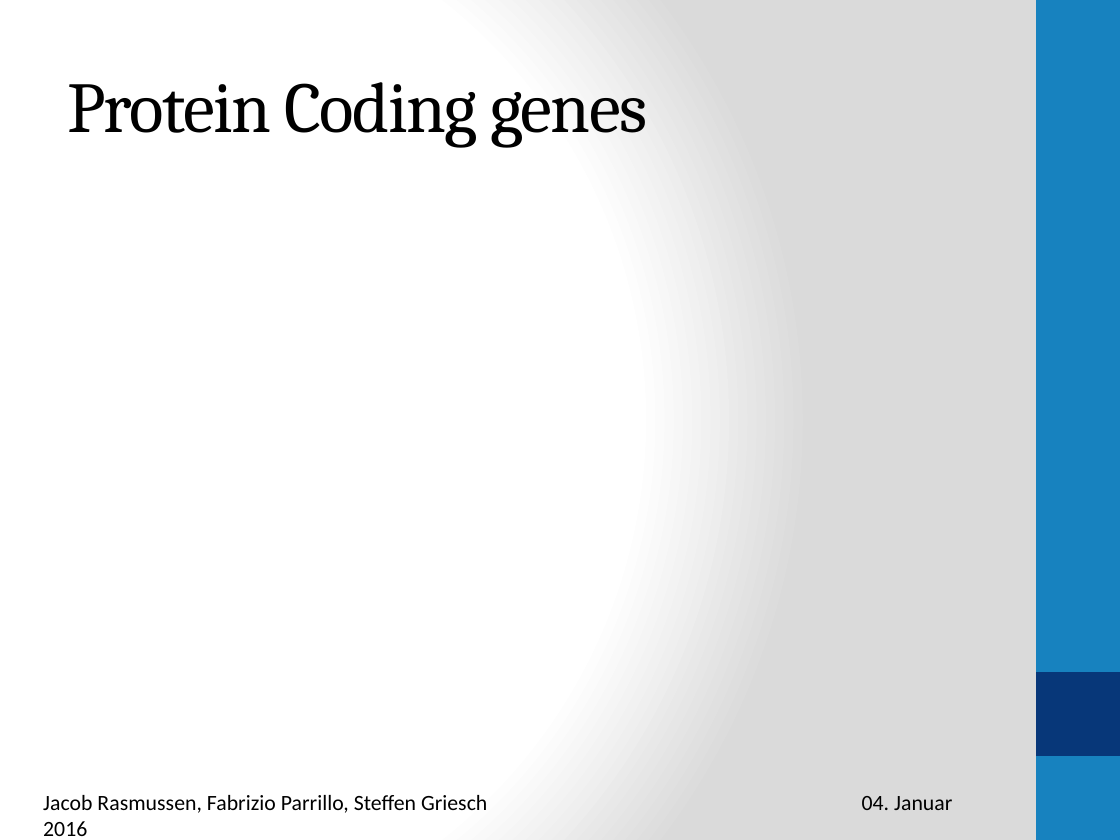
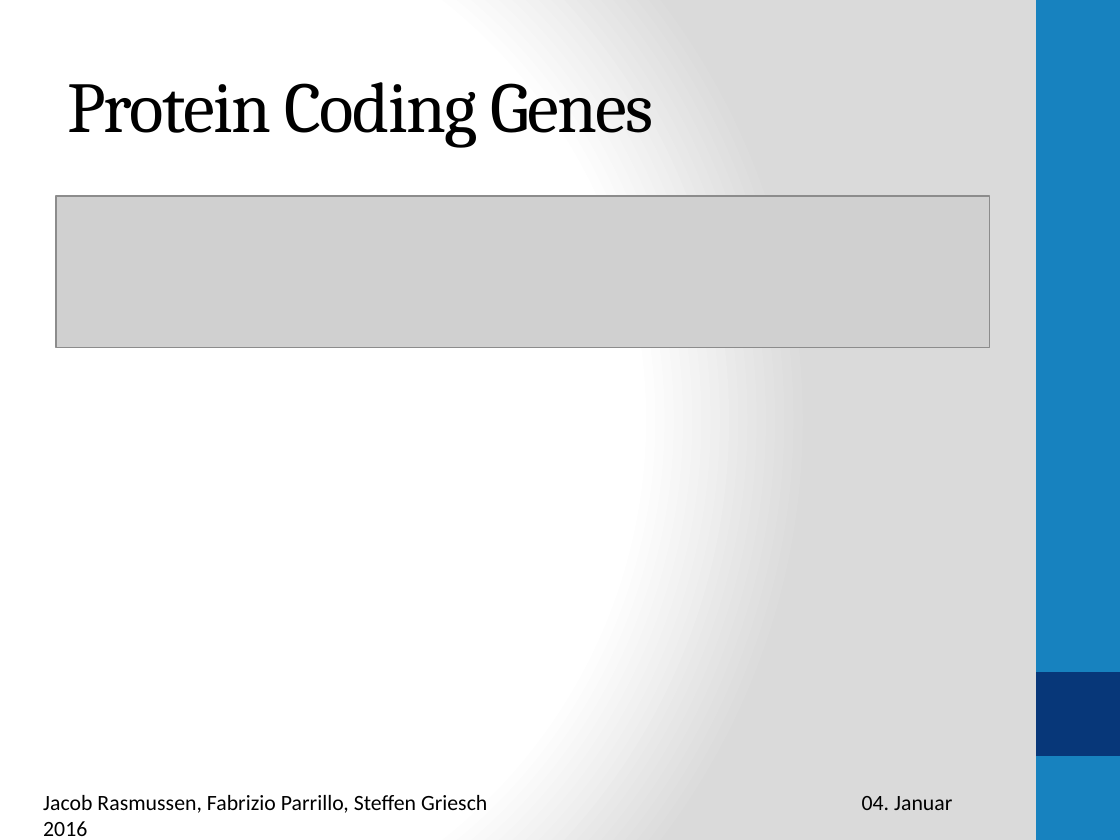
Before and after one commit to rasmussenj/PlasmidSequences, a slide deck: slide 11 of Präsentation1.pptx (slide 7 before the commit). Drawn at 1120x840 pixels with LibreOffice and Linux fonts; fonts in the diff are those of the drawing; grey boxes stand for pictures. Boxes give left, top, right and bottom in pixels: in the first picture for what was removed or moved away, otherwise in the second. Text is boxed around its words. In the diff, an @@ line names an element or a change of style, - is before the commit and + after.

```diff
--- a/Präsentation1.pptx
+++ b/Präsentation1.pptx
@@ title at (x1=67, y1=82, x2=653, y2=147): text changed @@
-Protein Coding genes
+Protein Coding Genes
@@ picture added at (x1=56, y1=196, x2=989, y2=347) @@
```
Also in this commit, not shown: 3 other slides changed, 4 slides added, 2 slides removed.
